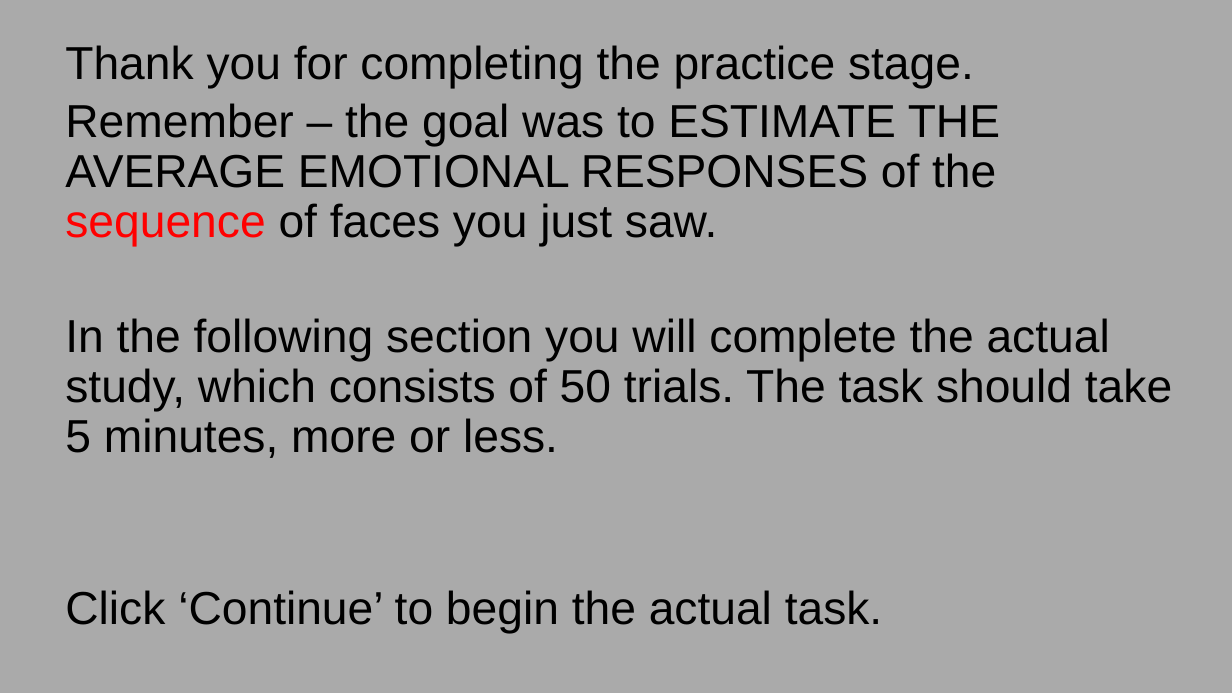
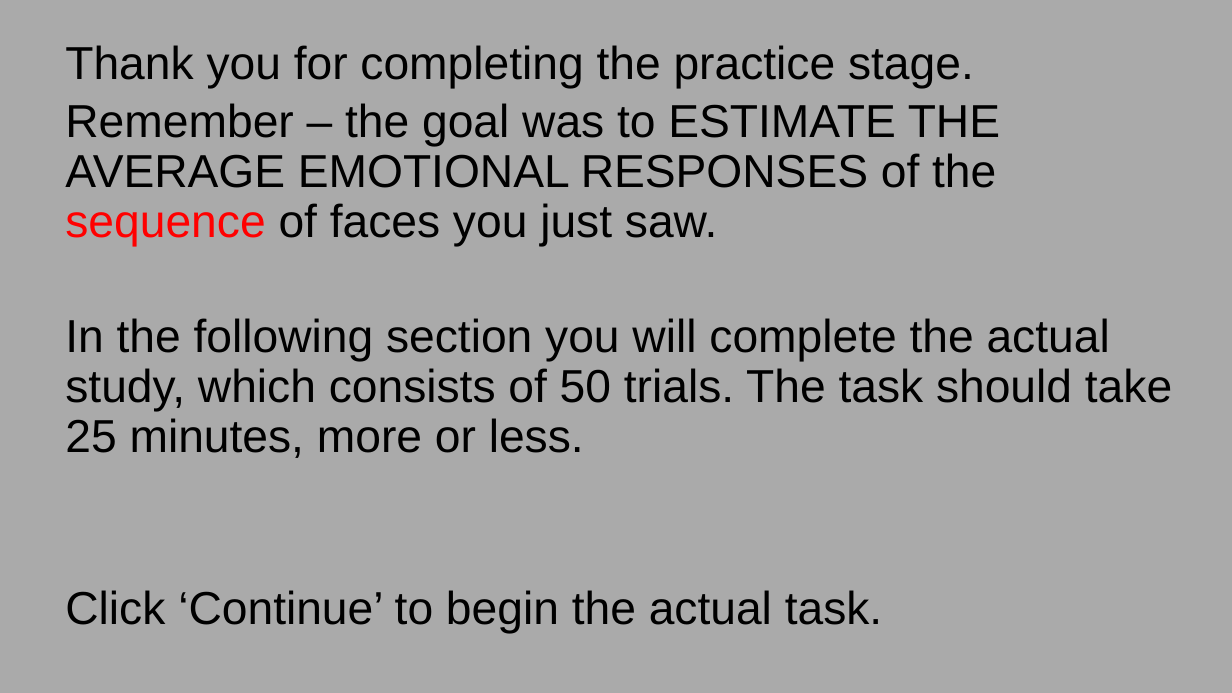
Before and after one commit to GoldenbergLab/task-sequential-faces-emotion-estimation, a slide deck: slide 7 of img/ins/instructions1.4.19.pptx. Drawn at 1232x693 pixels with LibreOffice and Linux fonts; fonts in the diff are those of the drawing. Boxes give left, top, right and bottom in pixels: in the first picture for what was removed or moved away, otherwise in the second. Text is boxed around its words. In the diff, an @@ line names an element or a change of style, - is before the commit and + after.

Commit message:
added a single face task

```diff
--- a/img/ins/instructions1.4.19.pptx
+++ b/img/ins/instructions1.4.19.pptx
@@ text at box(65, 318, 1172, 458): text changed @@
-In the following section you will complete the actual study, which consists of 50 trials. The task should take 5 minutes, more or less.
+In the following section you will complete the actual study, which consists of 50 trials. The task should take 25 minutes, more or less.
```
Also in this commit, not shown: 21 other files.
